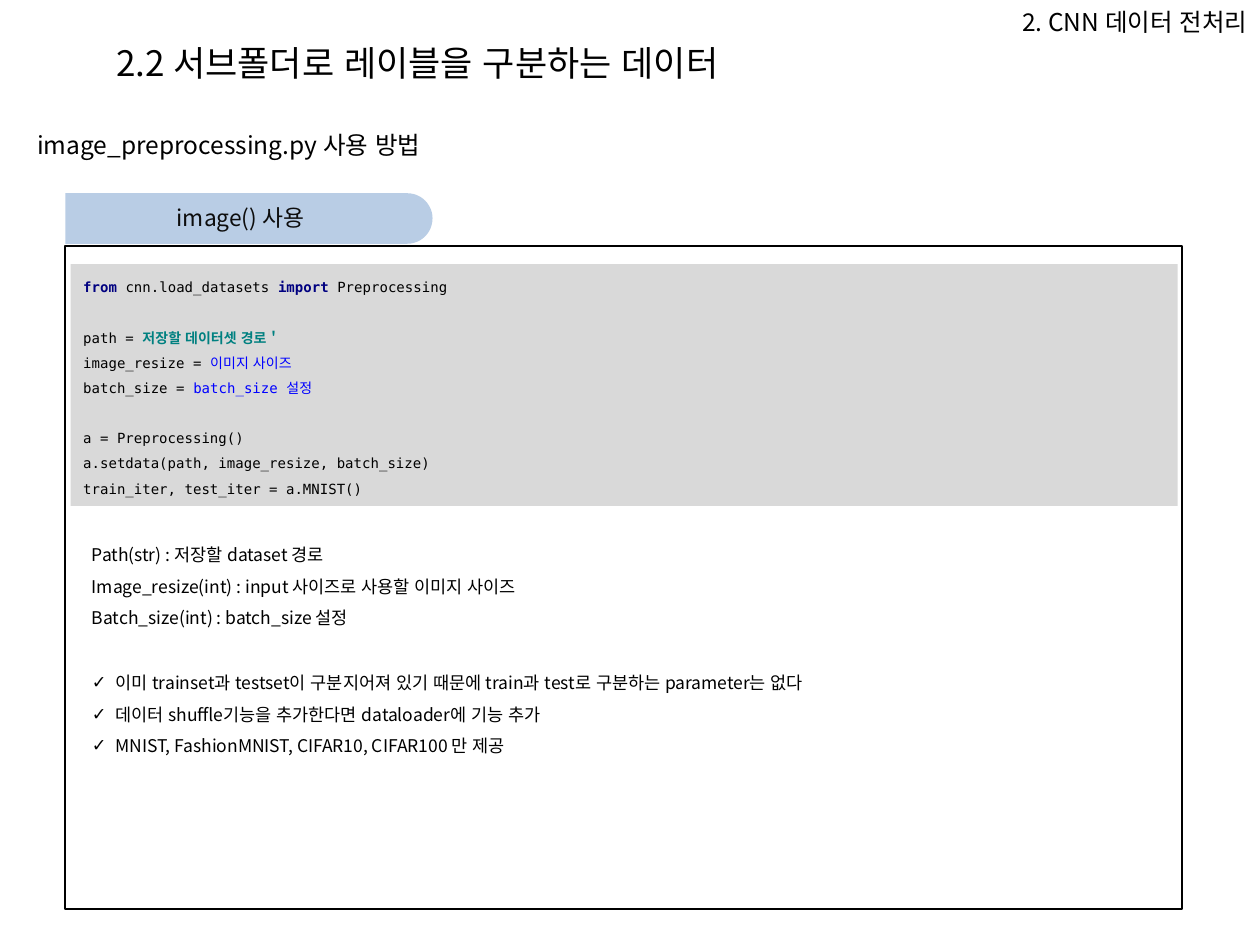
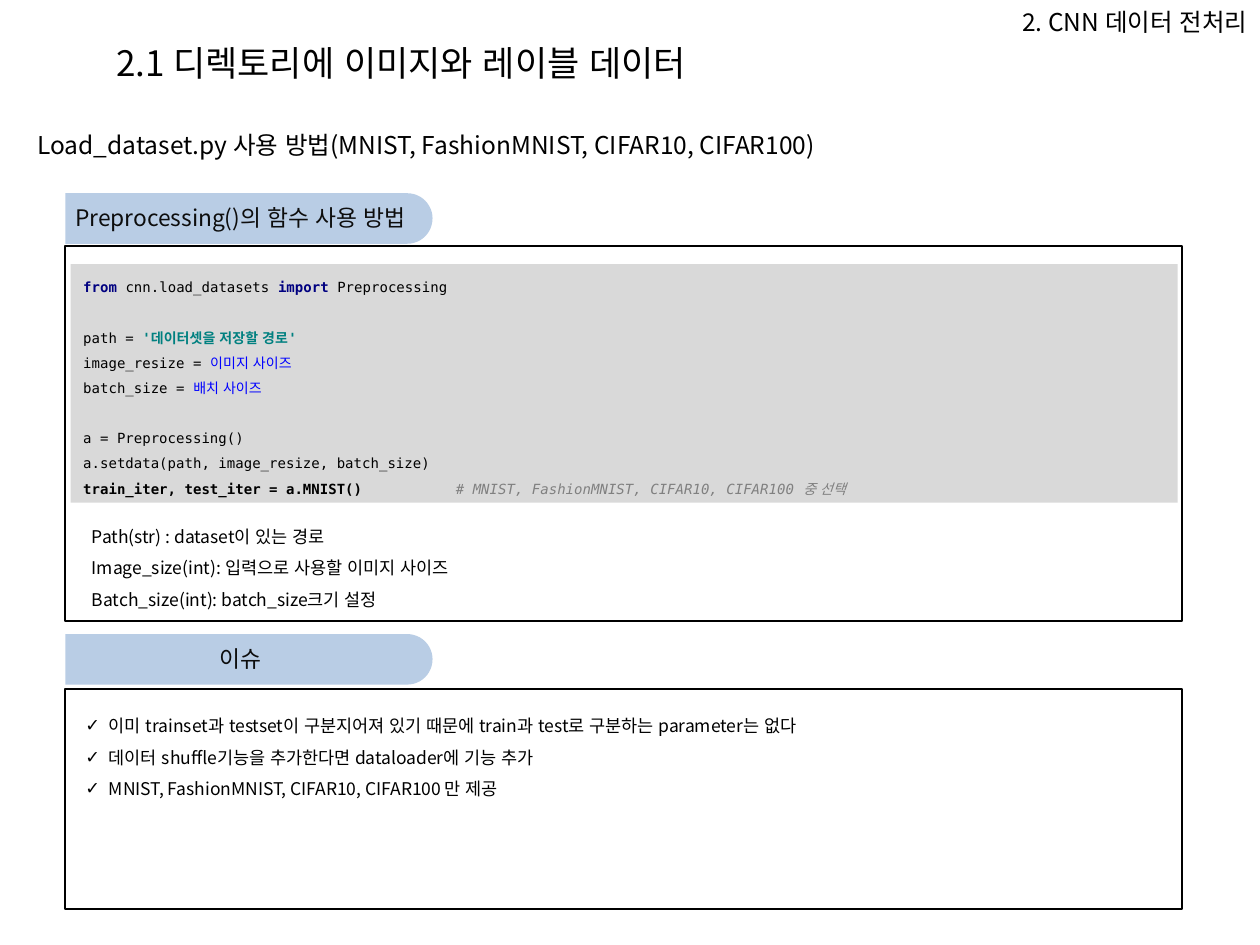
Before and after one commit to Heechul90/Preprocessing, a slide deck: slide 11 of 파이썬 전처리 코드 모듈화 설명.pptx (slide 12 before the commit). Drawn at 1260x945 pixels with LibreOffice and Linux fonts; fonts in the diff are those of the drawing; background and template pictures are left out. Boxes give left, top, right and bottom in pixels: in the first picture for what was removed or moved away, otherwise in the second. Text is boxed around its words. In the diff, an @@ line names an element or a change of style, - is before the commit and + after.

Commit message:
make preprocessing for cnn and rnn

```diff
--- a/파이썬 전처리 코드 모듈화 설명.pptx
+++ b/파이썬 전처리 코드 모듈화 설명.pptx
@@ text at bbox=[117, 47, 686, 79]: text changed @@
-2.2 서브폴더로 레이블을 구분하는 데이터
+2.1 디렉토리에 이미지와 레이블 데이터
@@ text at bbox=[37, 133, 815, 160]: text changed @@
-image_preprocessing.py 사용 방법
+Load_dataset.py 사용 방법(MNIST, FashionMNIST, CIFAR10, CIFAR100)
@@ text in rectangle at bbox=[75, 207, 406, 232]: text changed @@
-image() 사용
+Preprocessing()의 함수 사용 방법
@@ rectangle: place and size @@
-rectangle at bbox=[66, 246, 1182, 908]
+rectangle at bbox=[66, 246, 1182, 621]
@@ rectangle "from cnn.load_datasets import Preprocessing path ...": place and size @@
-rectangle "from cnn.load_datasets import Preprocessing path ..." at bbox=[71, 265, 1178, 507]
+rectangle "from cnn.load_datasets import Preprocessing path ..." at bbox=[71, 265, 1178, 503]
@@ text in rectangle at bbox=[83, 281, 846, 497]: text changed @@
-from cnn.load_datasets import Preprocessing
-path = 저장할 데이터셋 경로＇
-image_resize = 이미지 사이즈
-batch_size = batch_size 설정
-a = Preprocessing()
-a.setdata(path, image_resize, batch_size)
-train_iter, test_iter = a.MNIST()
+from cnn.load_datasets import Preprocessing
+path = '데이터셋을 저장할 경로'
+image_resize = 이미지 사이즈
+batch_size = 배치 사이즈
+a = Preprocessing()
+a.setdata(path, image_resize, batch_size)
+train_iter, test_iter = a.MNIST() # MNIST, FashionMNIST, CIFAR10, CIFAR100 중 선택
@@ text at bbox=[92, 528, 448, 610]: text changed @@
-Path(str) : 저장할 dataset 경로
-Image_resize(int) : input 사이즈로 사용할 이미지 사이즈
-Batch_size(int) : batch_size 설정
+Path(str) : dataset이 있는 경로
+Image_size(int): 입력으로 사용할 이미지 사이즈
+Batch_size(int): batch_size크기 설정
@@ round same rect added at bbox=[66, 634, 433, 685], fill #B9CDE5 @@
@@ rectangle added at bbox=[68, 635, 413, 682], fill #B9CDE5, 13 pt, text #0D0D0D @@
+이슈
@@ rectangle added at bbox=[66, 689, 1182, 910], outline #000000 1 pt @@
@@ text "이미 trainset과 testset이 구분지어져 있기 ...": place and size @@
-text "이미 trainset과 testset이 구분지어져 있기 ..." at bbox=[115, 674, 803, 755]
+text "이미 trainset과 testset이 구분지어져 있기 ..." at bbox=[109, 717, 796, 798]
```
Also in this commit, not shown: 13 other slides changed, 4 slides added, 3 slides removed, 14 other files.
